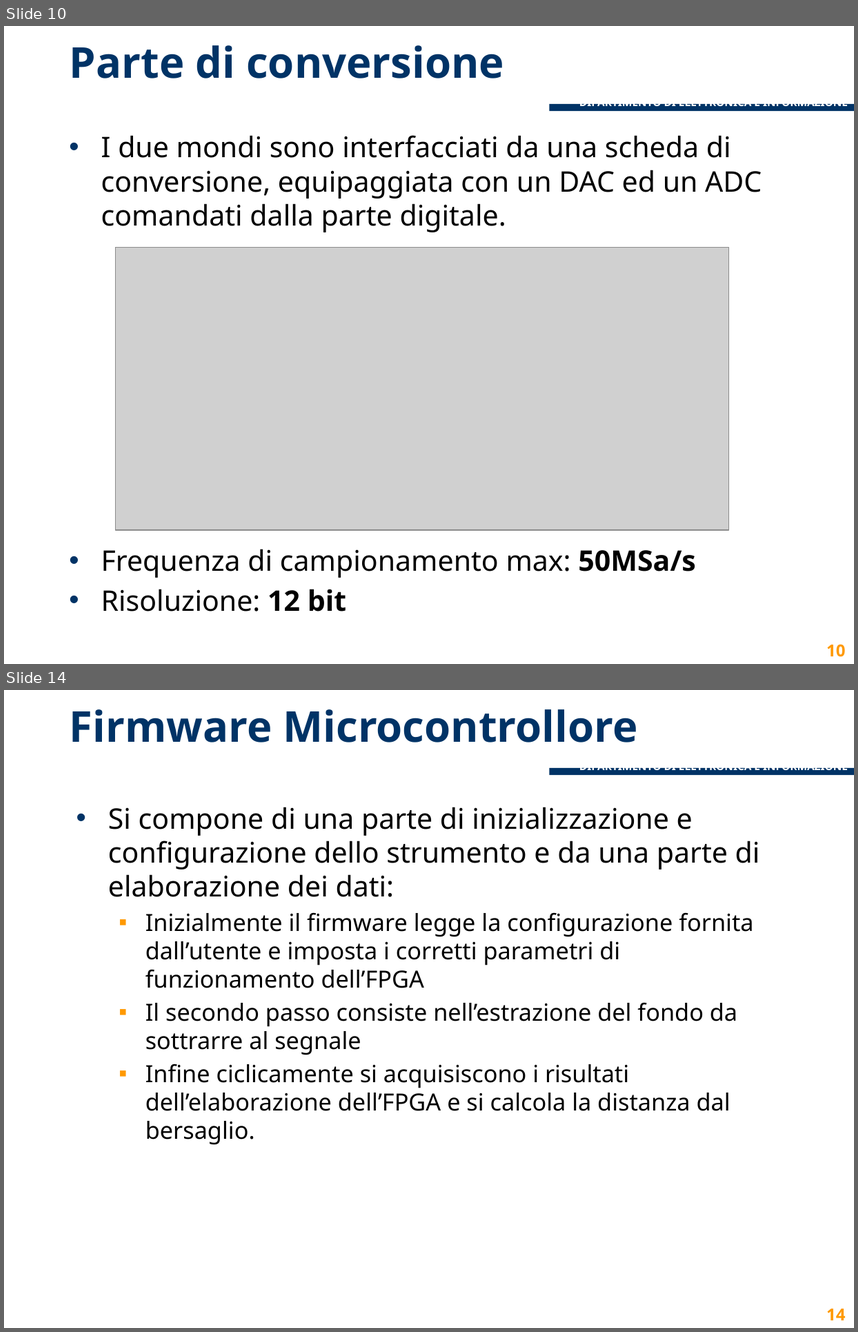
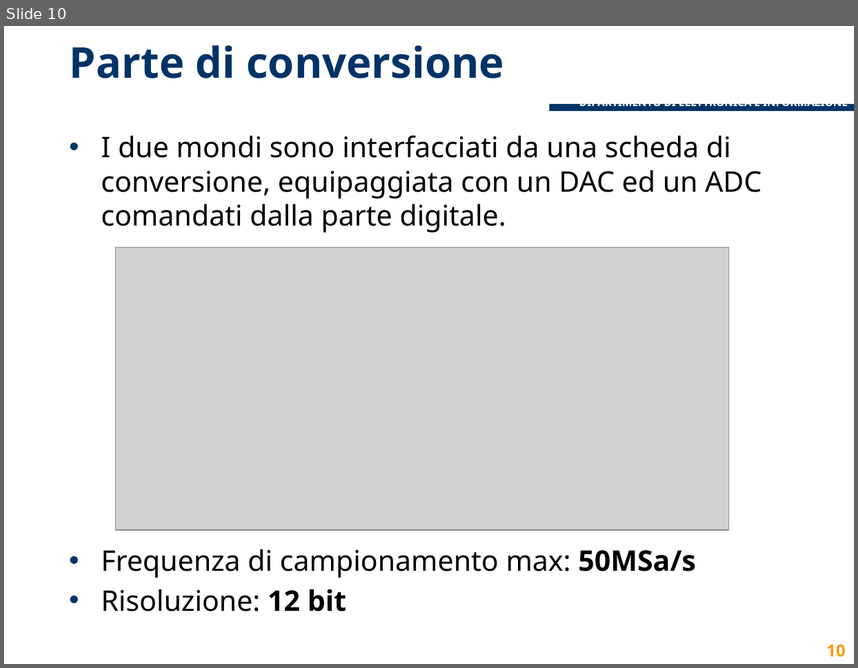
Before and after one commit to lcavagnispolimi/thesis_latex, a slide deck: presentazione_discussione.pptx. Shown one above the other, each under a label of ours: slides 10 and 14 before the commit, slide 10 after it; the slides between them are not shown. The pictures are 858x1332 and 858x668 pixels, drawn with LibreOffice and Linux fonts; fonts in the diff are those of the drawing; grey boxes stand for pictures; background and template pictures are left out. Boxes give left, top, right and bottom in pixels: in the first picture for what was removed or moved away, otherwise in the second. Text is boxed around its words. In the diff, an @@ line names an element or a change of style, - is before the commit and + after.

Commit message:
sistemata parte su arch sw

```diff
--- a/presentazione_discussione.pptx
+++ b/presentazione_discussione.pptx
@@ slide 14 removed at (4,690,854,1328), background #FFFFFF; not listed: 3 template elements that a slide beside it also shows @@
@@ title removed at (69,709,638,742) @@
-Firmware Microcontrollore
@@ text removed at (108,807,760,1145) @@
-• Si compone di una parte di inizializzazione e configurazione dello strumento e da una parte di elaborazione dei dati:
-  ▪ Inizialmente il firmware legge la configurazione fornita dall’utente e imposta i corretti parametri di funzionamento dell’FPGA
-  ▪ Il secondo passo consiste nell’estrazione del fondo da sottrarre al segnale
-  ▪ Infine ciclicamente si acquisiscono i risultati dell’elaborazione dell’FPGA e si calcola la distanza dal bersaglio.
@@ page number removed at (826,1308,845,1320) @@
-14
```
Also in this commit, not shown: 8 slides changed, 4 slides added, 2 other slides removed.
